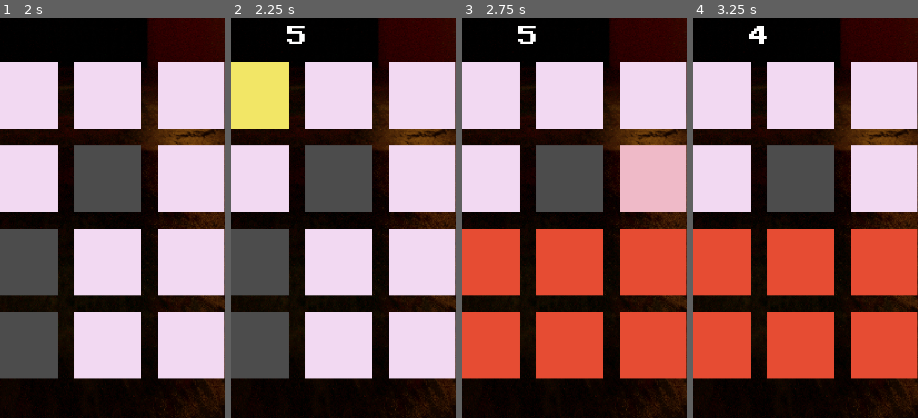
Above: before the commit, frames 1-4 (left to right).
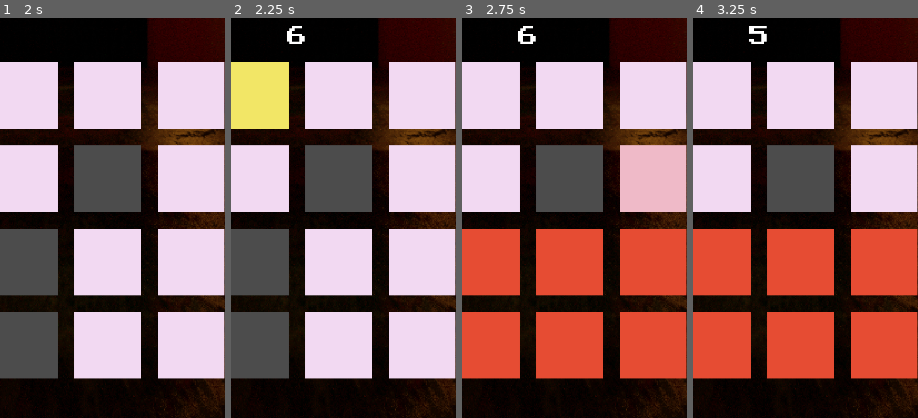
Above: after the commit, the same moments.

Repository: numberpup/phantom-passage
Game: Godot game, scene res://Scenes/UI/ShopScreen.tscn
The game is run twice, just before and just after one commit, with the same random seed, the same clock (stepped at 60 frames per second) and the same inputs. This scene is started directly instead of the project's main scene.
Inputs (mouse positions are % of the whole screen's width and height, from its top left):
- Up to frame 1 (2 s): click "CONTINUE" at 0.5 s; tap Enter at 1.25 s; move the mouse to (72, 45) at 1.27 s; click (72, 45) at 1.42 s
- Up to frame 2 (2.25 s): drag from (30, 55) to (45, 70) at 2.02 s
- Up to frame 3 (2.75 s): no input
- Up to frame 4 (3.25 s): move the mouse to (60, 28) at 2.77 s; click (60, 28) at 2.92 s
The pictures show only the part of the screen within x 35-85%, y 48-98%; the shares and areas given below are measured in that part.

Frame 1 is identical in both runs. In frame 2, 0.1% of the frame differs, in the area x 24-33%, y 2-6%; in frame 3, 0.1%; in frame 4, 0.2%, in the area x 24-33%, y 2-7%.

Commit message:
Fixed effects calculation bug
Fixed bug where effects were adding up, i.e. obstacle count was incrementing every level.
- Also changed turn timer to 6 seconds.

Diff:
--- a/Scenes/LevelScreen.tscn
+++ b/Scenes/LevelScreen.tscn
@@ -73,7 +73,7 @@
 text = "[center]15"
 
 [node name="Timer" type="Timer" parent="TimerContainer"]
-wait_time = 5.0
+wait_time = 6.0
 one_shot = true
 
 [node name="MarginContainer" type="MarginContainer" parent="."]
--- a/Scripts/DataProcessors/EffectsManager.gd
+++ b/Scripts/DataProcessors/EffectsManager.gd
@@ -70,7 +70,7 @@
 	damage_increase(tile_number)
 
 func obst_increase(amount) -> void:
-	GameManager.board_obstacle_count += 1
+	GameManager.board_obstacle_count += amount
 
 func recalculate_effects() -> void:
 	for emblem_name in emblem_names:
--- a/Scripts/UI/shop_screen.gd
+++ b/Scripts/UI/shop_screen.gd
@@ -11,6 +11,7 @@
 func _ready() -> void:
 	$SceneTransition/ColorRect.color.a = 255
 	$SceneTransition/AnimationPlayer.play("fade_out")
+	EffectsManager.deactivate_effects()
 	generate_emblems()
 	display_shop_items()
 
--- a/Scripts/level_screen.gd
+++ b/Scripts/level_screen.gd
@@ -168,7 +168,6 @@
 			GameManager.current_level = 1
 			GameManager.current_floor += 1
 		await get_tree().create_timer(.3).timeout
-		EffectsManager.deactivate_effects()
 		get_tree().change_scene_to_file("res://Scenes/UI/ShopScreen.tscn")
 	else:
 		current_enemy = encounter_table.floors[GameManager.current_floor][GameManager.current_level][current_encounter]
Not shown, added: Builds/Phantom Passage v0.8.3.apk
Not shown, added: Builds/Phantom Passage v0.8.3.apk.idsig
